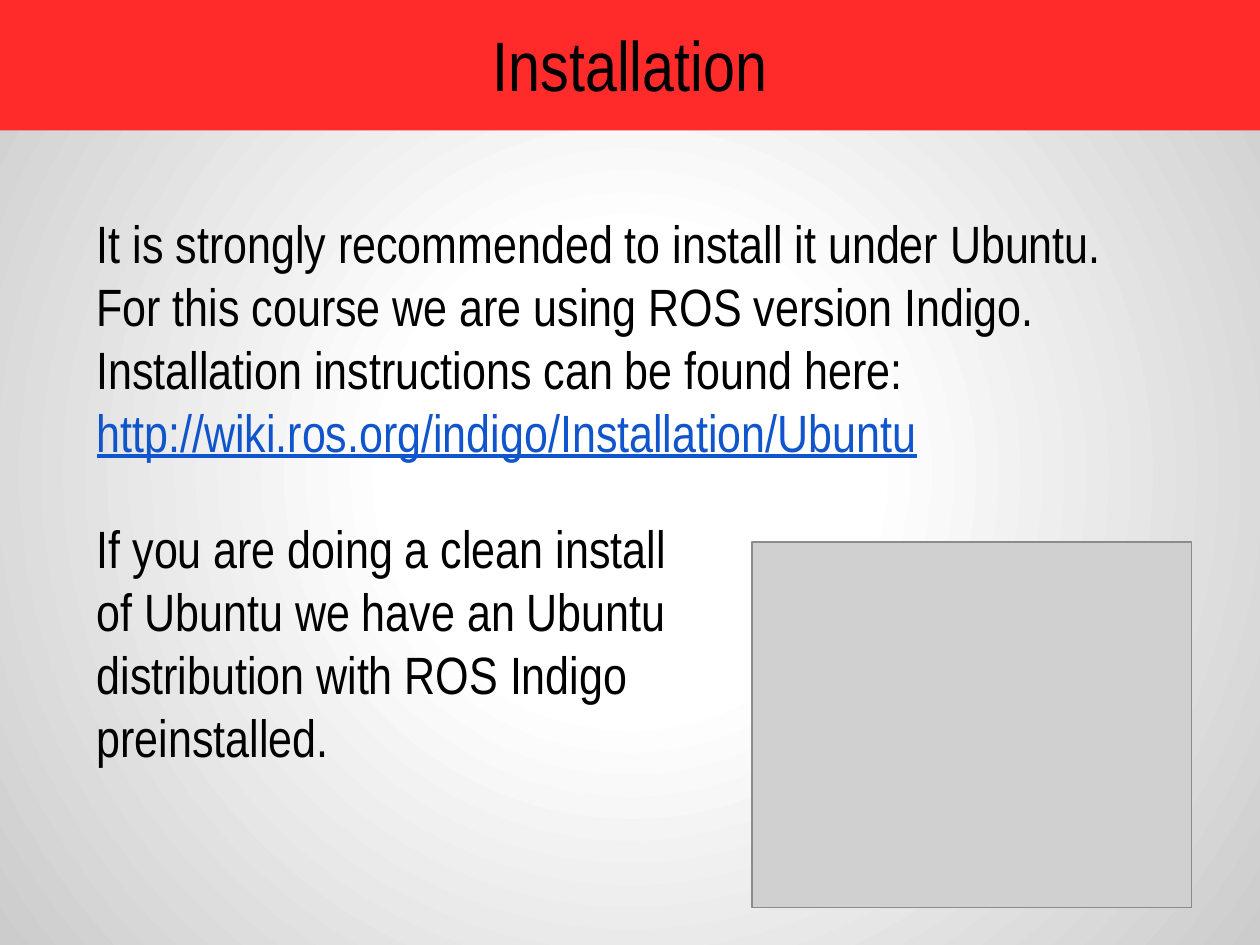
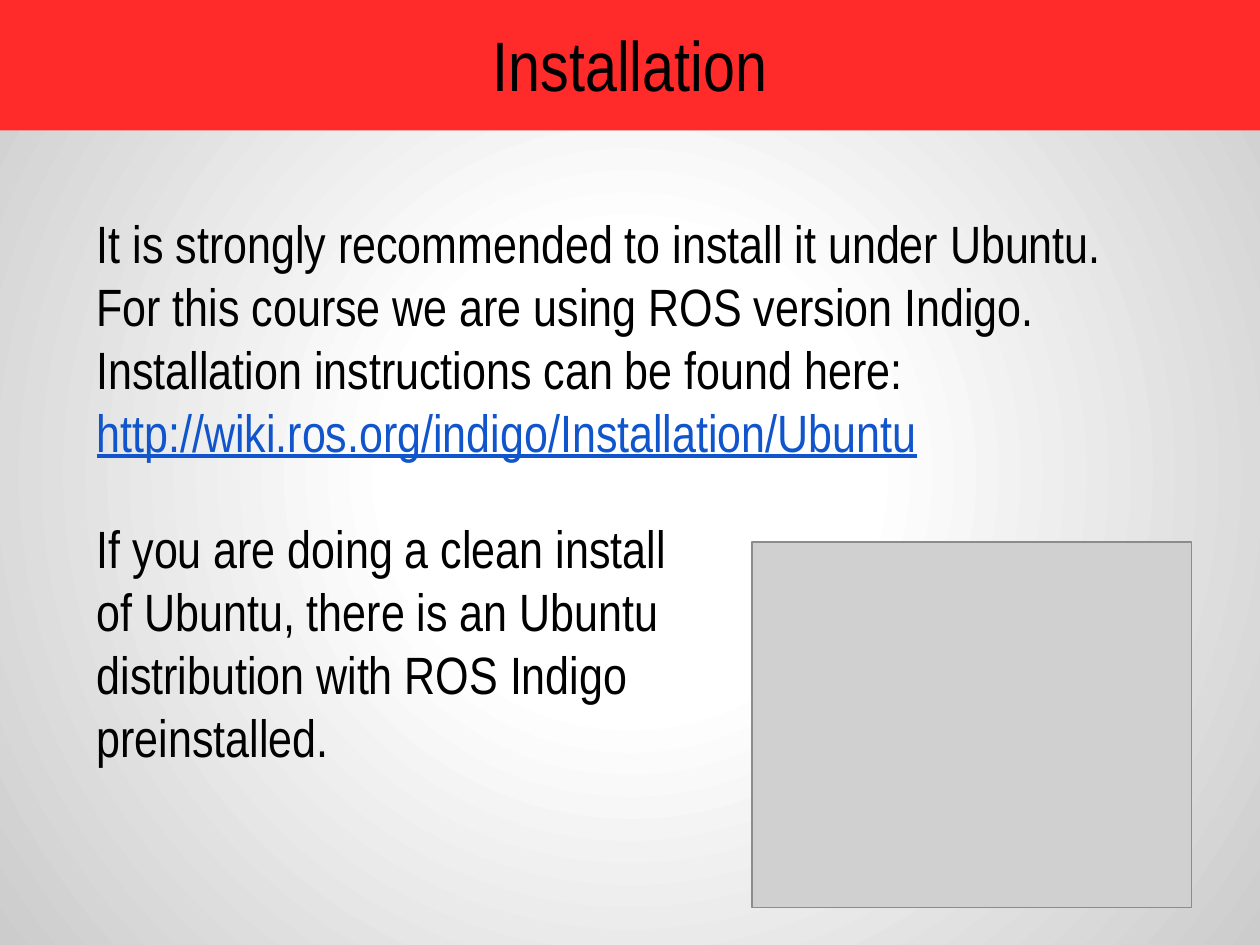
Before and after one commit to amitrokh/CMSC498F, a slide deck: slide 38 of lectures/week_2/Introduction to ROS.pptx (slide 39 before the commit). Drawn at 1260x945 pixels with LibreOffice and Linux fonts; fonts in the diff are those of the drawing; grey boxes stand for pictures. Boxes give left, top, right and bottom in pixels: in the first picture for what was removed or moved away, otherwise in the second. Text is boxed around its words. In the diff, an @@ line names an element or a change of style, - is before the commit and + after.

```diff
--- a/lectures/week_2/Introduction to ROS.pptx
+++ b/lectures/week_2/Introduction to ROS.pptx
@@ text at bbox=[97, 530, 666, 768]: text changed @@
-If you are doing a clean install of Ubuntu we have an Ubuntu distribution with ROS Indigo preinstalled.
+If you are doing a clean install of Ubuntu, there is an Ubuntu distribution with ROS Indigo preinstalled.
```
Also in this commit, not shown: 7 other slides changed, 1 slide removed, 1 other file.
